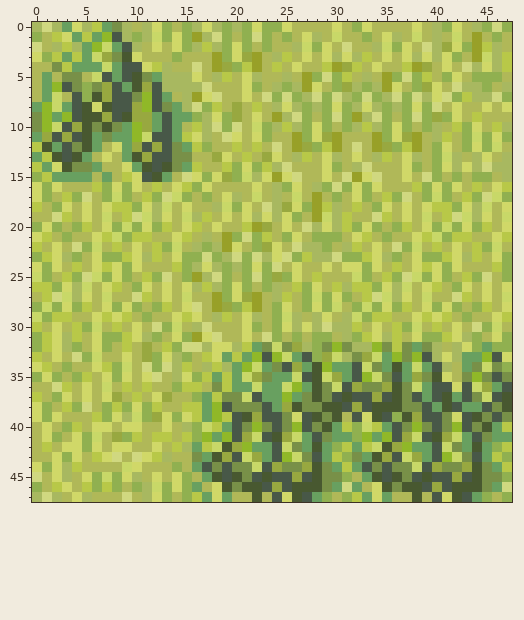
Pixel-art sprite -- src/game/images/tileP2.png. That is the earlier state.
The file is 96x96 pixels, drawn in blocks of 2x2; one block is one cell here.
New version:
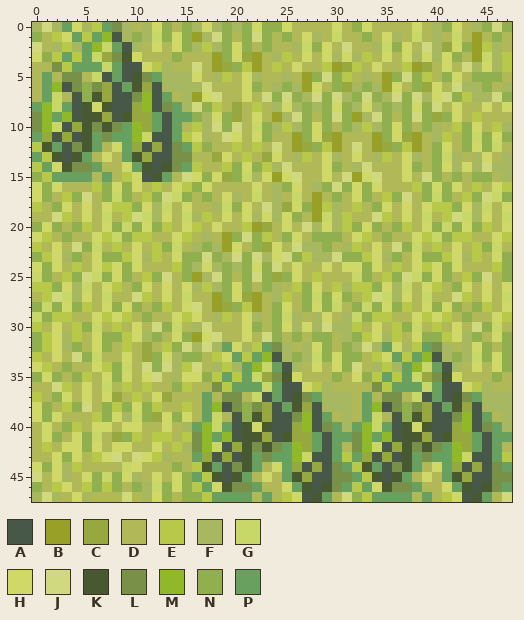
Palette (. is transparent): A #485848  B #98a028  C #98a840  D #b0b858  E #b8c848  F #a8b860  G #c8d868  H #d0d868  J #d0d880  K #485830  L #789048  M #90b828  N #90b050  P #68a060
The edit:
y 32: x 16..26 JFHHFEPLGLC -> FJFPHFEPLFD; x 28..31 NLML -> HNDN; x 33..46 FMLELPLFDFHNPN -> JFPHFEPLFDFHND
y 33: x 16..47 DEHPEPMAMGPANCGFLCGPMLMAFHFPPMAH -> NDEHPEPMAFNFGNHNNDEHPEPMAFNFGNHN
y 34: x 16..24 DFEFPMGPL -> JDFEFPMGP; x 26..36 CPKMPPAGLPK -> FDHDHNJDFEF; x 38..46 GPAFDPLGL -> MGPAFDHDH
y 35: x 16..36 NEPEPGCLPPGAKGCPAMGLA -> HNEPEPGCLKHDDDNDHNEPE; x 38..47 CLKHDLMLAL -> GCLKHDDDND
y 36: x 16 E -> D; x 22..23 GP -> PG; x 25..33 GMPKLGACL -> AAHEFDDDD; x 35..40 CKLGPA -> EPPPGP; x 42..47 HAGCPA -> AHEFDD
y 37: x 16 N -> D; x 18 E -> D; x 21..23 GAP -> DGA; x 25..26 MP -> AK; x 28..47 KLAKAACAKLAPAKPALGAK -> PFFFDPDLLDGAPAKLPFFF
y 38: x 16 E -> D; x 21 L -> N; x 23..25 APC -> CAP; x 27..37 LLKKACAKKKL -> CAFFFDPMALN; x 39..47 APKAPPALK -> CAPKCAFFF
y 39: x 16 E -> D; x 18..19 ME -> GD; x 21..23 KCA -> NKC; x 25..39 LHAKLKDAHKANKCA -> ALMAPDFDPGDANKC; x 41..47 LHAKLAL -> ALMAPDF
y 40: x 16..18 NGE -> PMG; x 21..23 LML -> KHK; x 25..29 LMALK -> ACMAL; x 31..34 ENGE -> FPMG; x 37..39 LML -> KHK; x 41..45 LMALK -> ACMAL; x 47 E -> F
y 41: x 16 N -> L; x 21..29 CGAKCGPAL -> KKCAKCCPA; x 32 N -> L; x 37..45 CGAKCGPAL -> KKCAKCCPA
y 42: x 16..17 PE -> LM; x 19 K -> A; x 21..33 MPPAGLPKPNEPE -> KLKLPMCPAPDLM; x 35 K -> A; x 37..47 MPPAGLPKPNE -> KLKLPMCPAPD
y 43: x 16..18 LPK -> PCA; x 21..27 GCPAMGL -> KPLPPMG; x 29..34 PENLPK -> APEPCA; x 37..43 GCPAMGL -> KPLPPMG; x 45..47 PEN -> APE
y 44: x 16..18 PAL -> EKP; x 21..34 LGACLLCKLPEPAL -> KPDHPCACALPEKP; x 37..47 LGACLLCKLPE -> KPDHPCACALP
y 45: x 16..17 DP -> PE; x 21..29 LAKAACAKL -> PDHDPKCAA; x 31..33 NDP -> LPE; x 37..45 LAKAACAKL -> PDHDPKCAA; x 47 N -> L
y 46: x 16..17 PD -> EP; x 21..26 KKACAK -> LPDDHP; x 28..33 KLPJPD -> AKLPEP; x 37..42 KKACAK -> LPDDHP; x 44..47 KLPJ -> AKLP
y 47: x 16..18 EPH -> NEP; x 20..26 DDKDAHK -> PPDPDEH; x 28..29 PN -> KP; x 31..34 NEPH -> JNEP; x 36..42 DDKDAHK -> PPDPDEH; x 44..45 PN -> KP; x 47 N -> J
Pixel boxes of the changes (left, top, right, bottom) in both pictures:
changed: (192, 342, 512, 502)
